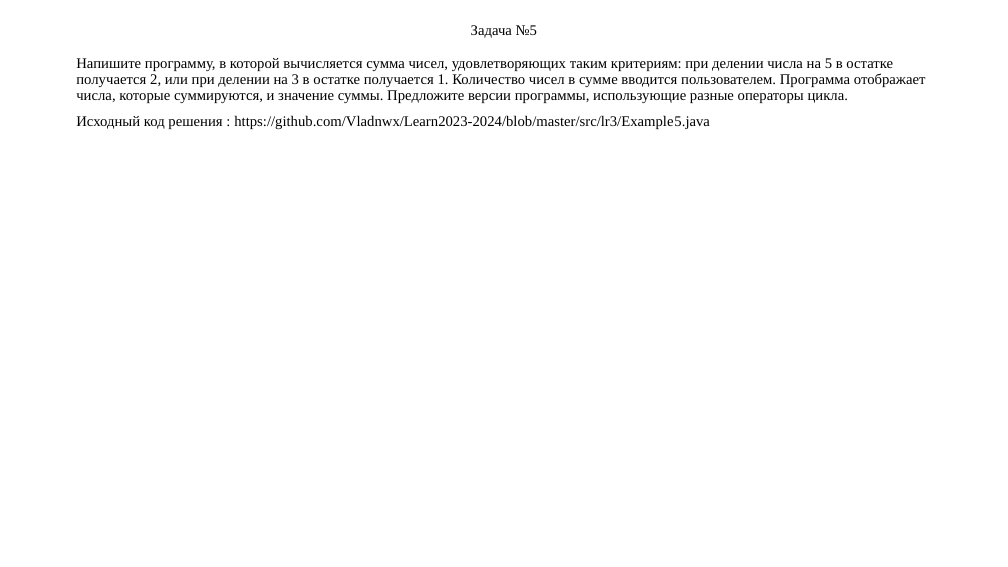
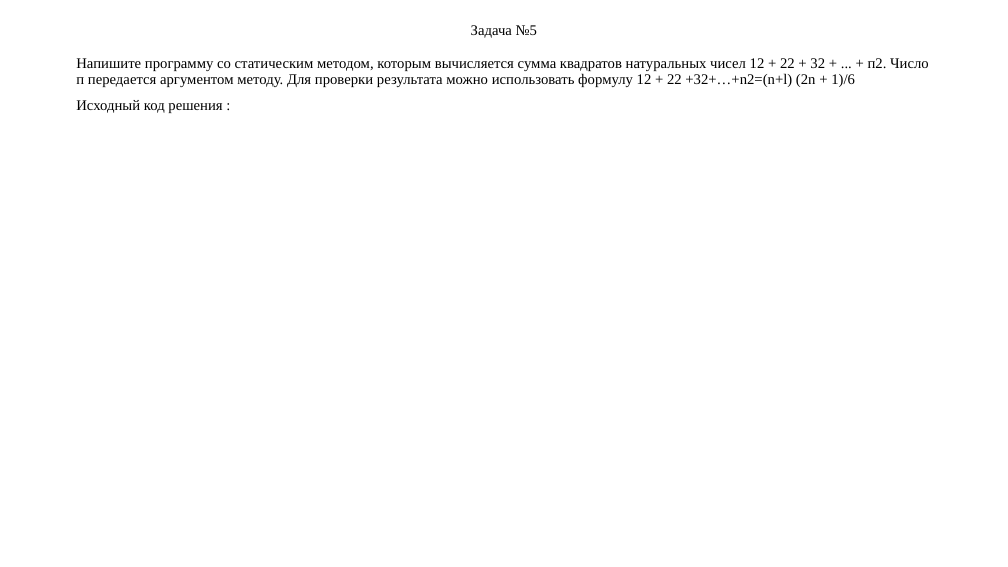
Before and after one commit to Vladnwx/Learn2023-2024, a slide deck: slide 7 of src/lr6/РИЗ-130916у Савельев В.Н. Отчет о выполнении ЛР6.pptx. Drawn at 1008x567 pixels with LibreOffice and Linux fonts; fonts in the diff are those of the drawing. Boxes give left, top, right and bottom in pixels: in the first picture for what was removed or moved away, otherwise in the second. Text is boxed around its words. In the diff, an @@ line names an element or a change of style, - is before the commit and + after.

```diff
--- a/src/lr6/РИЗ-130916у Савельев В.Н. Отчет о выполнении ЛР6.pptx
+++ b/src/lr6/РИЗ-130916у Савельев В.Н. Отчет о выполнении ЛР6.pptx
@@ text at bbox=[76, 58, 929, 113]: text changed @@
-Напишите программу, в которой вычисляется сумма чисел, удовлетворяющих таким критериям: при делении числа на 5 в остатке получается 2, или при делении на 3 в остатке получается 1. Количество чисел в сумме вводится пользователем. Программа отображает числа, которые суммируются, и значение суммы. Предложите версии программы, использующие разные операторы цикла.
-Исходный код решения : https://github.com/Vladnwx/Learn2023-2024/blob/master/src/lr3/Example5.java
+Напишите программу со статическим методом, которым вычисляется сумма квадратов натуральных чисел 12 + 22 + 32 + ... + п2. Число п передается аргументом методу. Для проверки результата можно использовать формулу 12 + 22 +32+…+n2=(n+l) (2n + 1)/6
+Исходный код решения :
```
Also in this commit, not shown: 12 other slides changed, 2 other files.
